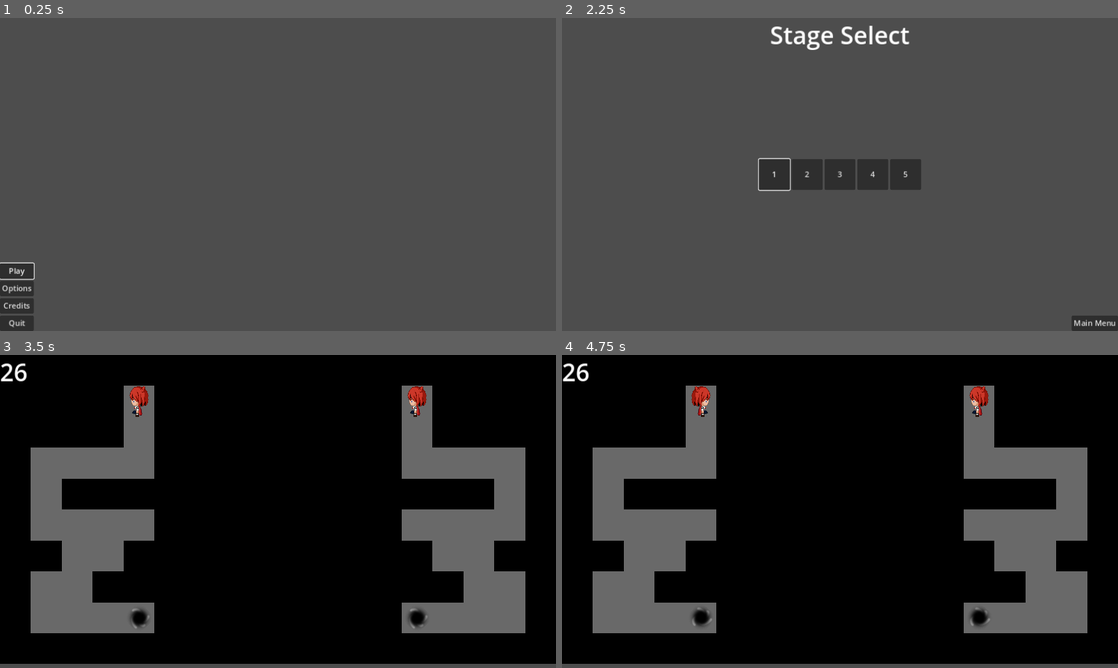
Above: before the commit, frames 1-4 (two rows, left to right).
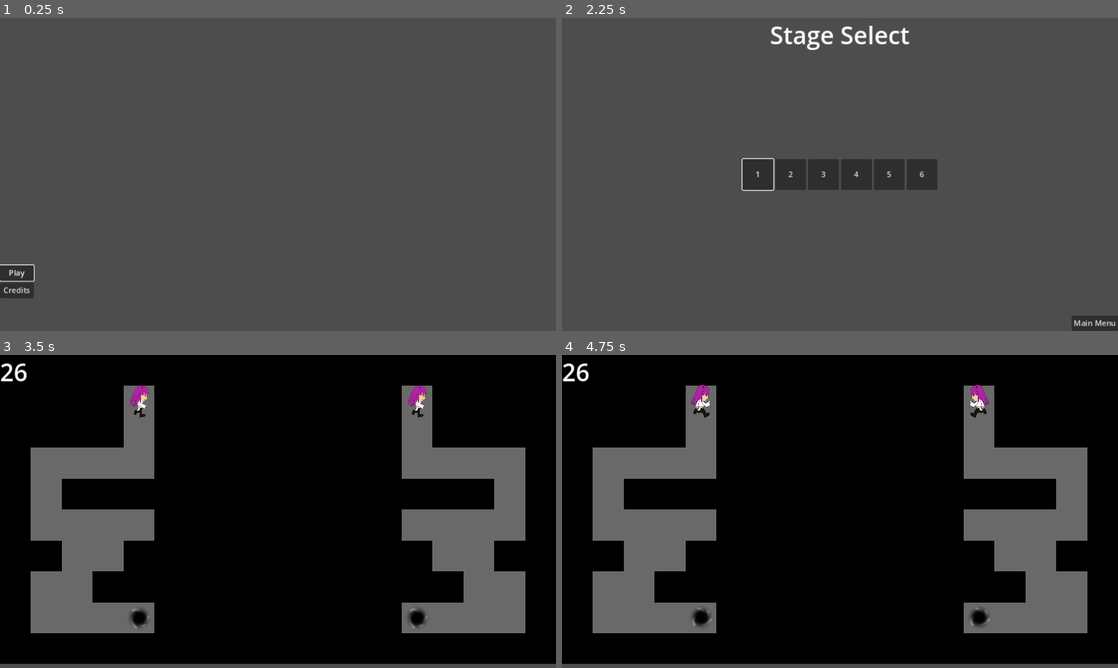
Above: after the commit, the same moments.

Repository: Where-is-my-input/GodotWildJam75
Game: Godot game, scene res://scenes/main_menu/main_menu.tscn
Same seed, same stepped clock (60 frames per second), same inputs: the game is played once before the commit and once after it.
Inputs (mouse positions are in pixels of both pictures, inside the frame that each line leads up to):
- Up to frame 1 (0.25 s): no input
- Up to frame 2 (2.25 s): click "Credits" at 0.5 s; click (584, 24) at 1.25 s, where only the run after the commit has a clickable "Main Menu"; click "Play" at 2 s
- Up to frame 3 (3.5 s): click "1" at 2.75 s
- Up to frame 4 (4.75 s): hold Right (ui_right) 3.53-4.28 s; tap N (frameAdvance) at 3.6 s; tap Enter at 4.25 s; hold Down (ui_down) from 4.28 s (still down); tap Q (undo) at 4.35 s

The runs differ from the first frame. In frame 1, 0.8% of the frame differs, in the area x 0-7%, y 78-100%; in frame 2, 0.9%, in the area x 32-68%, y 44-56%; in frame 3, 0.5%; in frame 4, 0.5%.
Error before the commit: Invalid access to property or key 'resource_path' on a base object of type 'Nil'. (res://scenes/main_menu/main_menu.gd:18)

Commit message:
Finished?

Diff:
--- /dev/null
+++ b/scenes/credits.gd
@@ -0,0 +1,8 @@
+extends Control
+@onready var button: Button = $Button
+
+func _on_button_pressed() -> void:
+	LoadManager.loadScene("res://scenes/main_menu/main_menu.tscn")
+
+func _ready() -> void:
+	button.grab_focus()
--- /dev/null
+++ b/scenes/credits.tscn
@@ -0,0 +1,52 @@
+[gd_scene load_steps=2 format=3 uid="uid://c71ywd0njd4d6"]
+
+[ext_resource type="Script" path="res://scenes/credits.gd" id="1_uhpn4"]
+
+[node name="credits" type="Control"]
+layout_mode = 3
+anchors_preset = 15
+anchor_right = 1.0
+anchor_bottom = 1.0
+grow_horizontal = 2
+grow_vertical = 2
+script = ExtResource("1_uhpn4")
+
+[node name="Button" type="Button" parent="."]
+layout_mode = 0
+offset_right = 8.0
+offset_bottom = 8.0
+text = "Main Menu"
+
+[node name="Panel" type="Panel" parent="."]
+layout_mode = 0
+offset_left = 120.0
+offset_top = 40.0
+offset_right = 1112.0
+offset_bottom = 608.0
+
+[node name="Label" type="Label" parent="Panel"]
+layout_mode = 1
+anchors_preset = 8
+anchor_left = 0.5
+anchor_top = 0.5
+anchor_right = 0.5
+anchor_bottom = 0.5
+offset_left = -53.0
+offset_top = -115.5
+offset_right = 53.0
+offset_bottom = 115.5
+grow_horizontal = 2
+grow_vertical = 2
+text = "Programming
+Ikkisoad
+
+Sprites
+Makaai
+Ikkisoad
+
+SFX
+Ikkisoad"
+horizontal_alignment = 1
+vertical_alignment = 1
+
+[connection signal="pressed" from="Button" to="." method="_on_button_pressed"]
--- a/scenes/grid_player.gd
+++ b/scenes/grid_player.gd
@@ -7,6 +7,7 @@
 var tile_size = 64
 var moving = false
 var left = false
+var facing = 1
 
 # Called when the node enters the scene tree for the first time.
 func _ready() -> void:
@@ -44,6 +45,10 @@
 	asp.set_frame(0 if randi_range(0,1) == 0 else 2)
 
 func animate(dir: Vector2):
+	if facing != dir.x && dir.x != 0:
+		print("refl: ", reflection, "facing: ", facing)
+		facing = dir.x
+		asp.scale.x *= -1
 	match dir:
 		Vector2.UP:
 			asp.play("up")
--- a/scenes/grid_player.tscn
+++ b/scenes/grid_player.tscn
@@ -1,74 +1,62 @@
-[gd_scene load_steps=18 format=3 uid="uid://ctc37qq6tuvlx"]
+[gd_scene load_steps=15 format=3 uid="uid://ctc37qq6tuvlx"]
 
 [ext_resource type="Script" path="res://scenes/grid_player.gd" id="1_vq3ho"]
+[ext_resource type="Texture2D" uid="uid://dyla1d71g2rdx" path="res://assets/sprites.png" id="3_c4vg6"]
 [ext_resource type="PackedScene" uid="uid://bghrjftk5dsx0" path="res://scenes/virtual_controller.tscn" id="3_cv1fc"]
-[ext_resource type="Texture2D" uid="uid://cxjd7pfarsbdk" path="res://assets/sprite_main.png" id="4_23iu1"]
 
 [sub_resource type="RectangleShape2D" id="RectangleShape2D_ur7w4"]
 size = Vector2(32, 32)
 
-[sub_resource type="AtlasTexture" id="AtlasTexture_15va5"]
-atlas = ExtResource("4_23iu1")
-region = Rect2(0, 0, 265, 265)
+[sub_resource type="AtlasTexture" id="AtlasTexture_0vnho"]
+atlas = ExtResource("3_c4vg6")
+region = Rect2(0, 0, 300, 300)
 
-[sub_resource type="AtlasTexture" id="AtlasTexture_mpum0"]
-atlas = ExtResource("4_23iu1")
-region = Rect2(530, 0, 265, 265)
+[sub_resource type="AtlasTexture" id="AtlasTexture_lkk05"]
+atlas = ExtResource("3_c4vg6")
+region = Rect2(300, 0, 300, 300)
 
-[sub_resource type="AtlasTexture" id="AtlasTexture_shv22"]
-atlas = ExtResource("4_23iu1")
-region = Rect2(265, 0, 265, 265)
+[sub_resource type="AtlasTexture" id="AtlasTexture_i2uvw"]
+atlas = ExtResource("3_c4vg6")
+region = Rect2(600, 0, 300, 300)
 
-[sub_resource type="AtlasTexture" id="AtlasTexture_f5ow8"]
-atlas = ExtResource("4_23iu1")
-region = Rect2(0, 795, 265, 265)
+[sub_resource type="AtlasTexture" id="AtlasTexture_f8suq"]
+atlas = ExtResource("3_c4vg6")
+region = Rect2(0, 300, 300, 300)
 
-[sub_resource type="AtlasTexture" id="AtlasTexture_qdain"]
-atlas = ExtResource("4_23iu1")
-region = Rect2(265, 795, 265, 265)
+[sub_resource type="AtlasTexture" id="AtlasTexture_b5pne"]
+atlas = ExtResource("3_c4vg6")
+region = Rect2(300, 300, 300, 300)
 
-[sub_resource type="AtlasTexture" id="AtlasTexture_r5k0n"]
-atlas = ExtResource("4_23iu1")
-region = Rect2(530, 795, 265, 265)
+[sub_resource type="AtlasTexture" id="AtlasTexture_u1ll8"]
+atlas = ExtResource("3_c4vg6")
+region = Rect2(600, 300, 300, 300)
 
-[sub_resource type="AtlasTexture" id="AtlasTexture_0h81x"]
-atlas = ExtResource("4_23iu1")
-region = Rect2(0, 530, 265, 265)
+[sub_resource type="AtlasTexture" id="AtlasTexture_n7pgj"]
+atlas = ExtResource("3_c4vg6")
+region = Rect2(0, 600, 300, 300)
 
-[sub_resource type="AtlasTexture" id="AtlasTexture_rysy6"]
-atlas = ExtResource("4_23iu1")
-region = Rect2(265, 530, 265, 265)
+[sub_resource type="AtlasTexture" id="AtlasTexture_1jd7u"]
+atlas = ExtResource("3_c4vg6")
+region = Rect2(300, 600, 300, 300)
 
-[sub_resource type="AtlasTexture" id="AtlasTexture_md6ul"]
-atlas = ExtResource("4_23iu1")
-region = Rect2(530, 530, 265, 265)
-
-[sub_resource type="AtlasTexture" id="AtlasTexture_tnkfe"]
-atlas = ExtResource("4_23iu1")
-region = Rect2(0, 265, 265, 265)
-
-[sub_resource type="AtlasTexture" id="AtlasTexture_62nm7"]
-atlas = ExtResource("4_23iu1")
-region = Rect2(265, 265, 265, 265)
-
-[sub_resource type="AtlasTexture" id="AtlasTexture_heaji"]
-atlas = ExtResource("4_23iu1")
-region = Rect2(530, 265, 265, 265)
+[sub_resource type="AtlasTexture" id="AtlasTexture_lq12i"]
+atlas = ExtResource("3_c4vg6")
+region = Rect2(600, 600, 300, 300)
 
 [sub_resource type="SpriteFrames" id="SpriteFrames_t0ab3"]
 animations = [{
 "frames": [{
 "duration": 1.0,
-"texture": SubResource("AtlasTexture_15va5")
+"texture": SubResource("AtlasTexture_0vnho")
 }, {
 "duration": 1.0,
-"texture": SubResource("AtlasTexture_mpum0")
+"texture": SubResource("AtlasTexture_lkk05")
 }, {
 "duration": 1.0,
-"texture": SubResource("AtlasTexture_15va5")
+"texture": SubResource("AtlasTexture_0vnho")
 }, {
 "duration": 1.0,
-"texture": SubResource("AtlasTexture_shv22")
+"texture": SubResource("AtlasTexture_i2uvw")
 }],
 "loop": true,
 "name": &"down",
@@ -76,16 +64,13 @@
 }, {
 "frames": [{
 "duration": 1.0,
-"texture": SubResource("AtlasTexture_f5ow8")
+"texture": SubResource("AtlasTexture_f8suq")
 }, {
 "duration": 1.0,
-"texture": SubResource("AtlasTexture_qdain")
+"texture": SubResource("AtlasTexture_b5pne")
 }, {
 "duration": 1.0,
-"texture": SubResource("AtlasTexture_f5ow8")
-}, {
-"duration": 1.0,
-"texture": SubResource("AtlasTexture_r5k0n")
+"texture": SubResource("AtlasTexture_u1ll8")
 }],
 "loop": true,
 "name": &"left",
@@ -93,16 +78,13 @@
 }, {
 "frames": [{
 "duration": 1.0,
-"texture": SubResource("AtlasTexture_0h81x")
+"texture": SubResource("AtlasTexture_f8suq")
 }, {
 "duration": 1.0,
-"texture": SubResource("AtlasTexture_rysy6")
+"texture": SubResource("AtlasTexture_b5pne")
 }, {
 "duration": 1.0,
-"texture": SubResource("AtlasTexture_0h81x")
-}, {
-"duration": 1.0,
-"texture": SubResource("AtlasTexture_md6ul")
+"texture": SubResource("AtlasTexture_u1ll8")
 }],
 "loop": true,
 "name": &"right",
@@ -110,16 +92,16 @@
 }, {
 "frames": [{
 "duration": 1.0,
-"texture": SubResource("AtlasTexture_tnkfe")
+"texture": SubResource("AtlasTexture_n7pgj")
 }, {
 "duration": 1.0,
-"texture": SubResource("AtlasTexture_62nm7")
+"texture": SubResource("AtlasTexture_1jd7u")
 }, {
 "duration": 1.0,
-"texture": SubResource("AtlasTexture_tnkfe")
+"texture": SubResource("AtlasTexture_n7pgj")
 }, {
 "duration": 1.0,
-"texture": SubResource("AtlasTexture_heaji")
+"texture": SubResource("AtlasTexture_lq12i")
 }],
 "loop": true,
 "name": &"up",
@@ -144,4 +126,4 @@
 [node name="asp" type="AnimatedSprite2D" parent="."]
 scale = Vector2(0.332075, 0.332075)
 sprite_frames = SubResource("SpriteFrames_t0ab3")
-animation = &"left"
+animation = &"right"
--- a/scenes/main_menu/main_menu.tscn
+++ b/scenes/main_menu/main_menu.tscn
@@ -1,8 +1,9 @@
-[gd_scene load_steps=4 format=3 uid="uid://cs87sly5qy386"]
+[gd_scene load_steps=5 format=3 uid="uid://cs87sly5qy386"]
 
 [ext_resource type="Script" path="res://scenes/main_menu/main_menu.gd" id="1_8giav"]
 [ext_resource type="PackedScene" uid="uid://c3xgbexhgrg4d" path="res://scenes/stage_select.tscn" id="2_bkt41"]
 [ext_resource type="PackedScene" uid="uid://p0owvgwrdtl5" path="res://scenes/options/options.tscn" id="3_ejma0"]
+[ext_resource type="PackedScene" uid="uid://c71ywd0njd4d6" path="res://scenes/credits.tscn" id="4_meh3m"]
 
 [node name="main_menu" type="Control"]
 layout_mode = 3
@@ -14,6 +15,7 @@
 script = ExtResource("1_8giav")
 play = ExtResource("2_bkt41")
 options = ExtResource("3_ejma0")
+credits = ExtResource("4_meh3m")
 
 [node name="vBox" type="VBoxContainer" parent="."]
 layout_mode = 1
@@ -30,6 +32,7 @@
 text = "Play"
 
 [node name="options" type="Button" parent="vBox"]
+visible = false
 layout_mode = 2
 text = "Options"
 
@@ -38,6 +41,7 @@
 text = "Credits"
 
 [node name="quit" type="Button" parent="vBox"]
+visible = false
 layout_mode = 2
 focus_neighbor_bottom = NodePath("../play")
 text = "Quit"
--- a/scenes/spikes.gd
+++ b/scenes/spikes.gd
@@ -26,13 +26,14 @@
 
 func change(x = null):
 	state = !state
-	asp.play("up" if state else "down")
-	csp.set_deferred("disabled", !state)
+	setState()
+	#asp.play("up" if state else "down")
+	#csp.set_deferred("disabled", state)
 
 func restart():
 	state = defaultState
 	setState()
 
 func setState():
-	asp.play("open" if state else "closed")
+	asp.play("up" if !state else "down")
 	csp.set_deferred("disabled", state)
--- a/scenes/stage_select.tscn
+++ b/scenes/stage_select.tscn
@@ -7,6 +7,7 @@
 [ext_resource type="PackedScene" uid="uid://bn6gxrdphfg35" path="res://scenes/stages/stage_3.tscn" id="4_sbnjt"]
 [ext_resource type="PackedScene" uid="uid://dg8bjyoey4lnu" path="res://scenes/stages/stage_4.tscn" id="5_jkiim"]
 [ext_resource type="PackedScene" uid="uid://drfstqfkwycp3" path="res://scenes/stages/stage_5.tscn" id="6_agegu"]
+[ext_resource type="PackedScene" uid="uid://dx0b8y3gnlohi" path="res://scenes/stages/stage_6.tscn" id="7_cj1p1"]
 
 [node name="stage_select" type="Control"]
 layout_mode = 3
@@ -16,7 +17,7 @@
 grow_horizontal = 2
 grow_vertical = 2
 script = ExtResource("1_ge0gv")
-stages = Array[PackedScene]([ExtResource("2_5mpx5"), ExtResource("3_rra3x"), ExtResource("4_sbnjt"), ExtResource("5_jkiim"), ExtResource("6_agegu")])
+stages = Array[PackedScene]([ExtResource("2_5mpx5"), ExtResource("3_rra3x"), ExtResource("4_sbnjt"), ExtResource("5_jkiim"), ExtResource("6_agegu"), ExtResource("7_cj1p1")])
 
 [node name="FlowContainer" type="FlowContainer" parent="."]
 layout_mode = 1
--- a/scenes/stages/stage_5.tscn
+++ b/scenes/stages/stage_5.tscn
@@ -5,6 +5,7 @@
 [ext_resource type="PackedScene" uid="uid://hc0cmv3dwvuw" path="res://scenes/button.tscn" id="3_i7ede"]
 
 [node name="stage_5" instance=ExtResource("1_a43ad")]
+nextStage = "res://scenes/stages/stage_6.tscn"
 
 [node name="tile" parent="." index="0"]
 tile_map_data = PackedByteArray("AAAAAAAAAAAAAAAAAAAAAAEAAAAAAAAAAAAAAAIAAAAAAAAAAAAAAAMAAAAAAAAAAAAAAAQAAAAAAAAAAAAAAA …(2800 unchanged characters)…
--- a/scenes/stages/stage_6.tscn
+++ b/scenes/stages/stage_6.tscn
@@ -5,7 +5,7 @@
 [ext_resource type="PackedScene" uid="uid://cewmtpaqoupe2" path="res://scenes/interactable.tscn" id="3_a1402"]
 
 [node name="stage_6" instance=ExtResource("1_qofyj")]
-movements = 80
+movements = 39
 
 [node name="tile" parent="." index="0"]
 tile_map_data = PackedByteArray("AAAAAAAAAAAAAAAAAAAAAAEAAAAAAAAAAAAAAAIAAAAAAAAAAAAAAAMAAAAAAAAAAAAAAAQAAAAAAAAAAAAAAA …(2800 unchanged characters)…
Binary file added: assets/sprites.png
Not shown, added: assets/sprites.png.import
Not shown: 1 places in scenes/stage_select.tscn that only renumber resources
